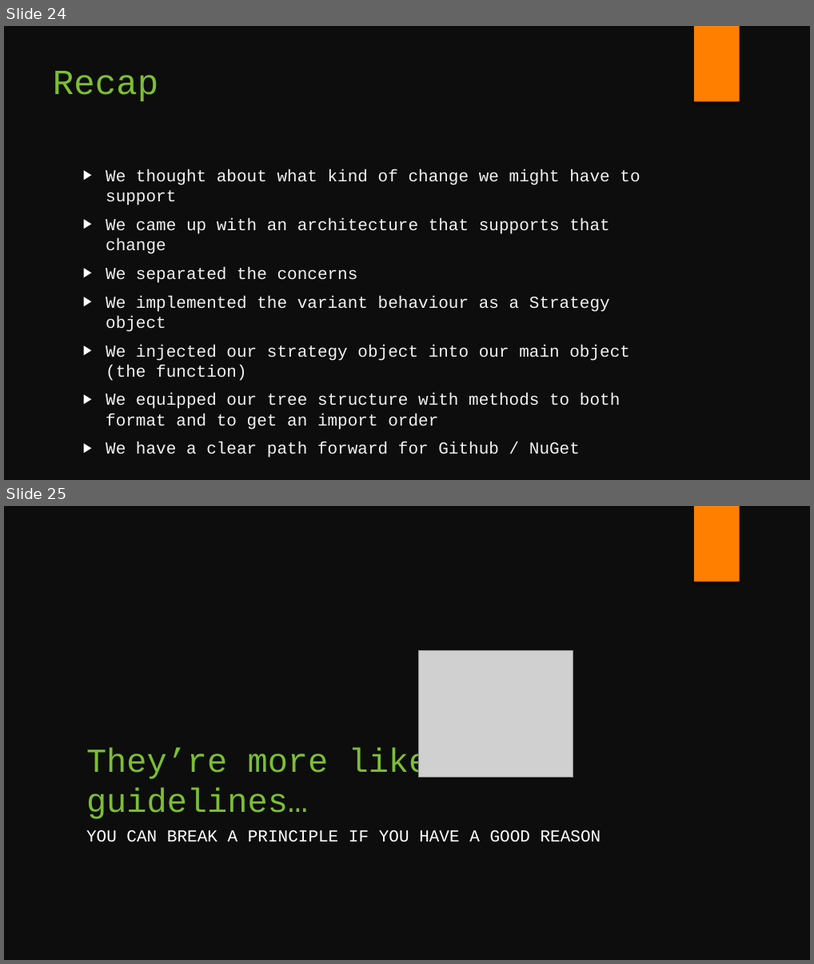
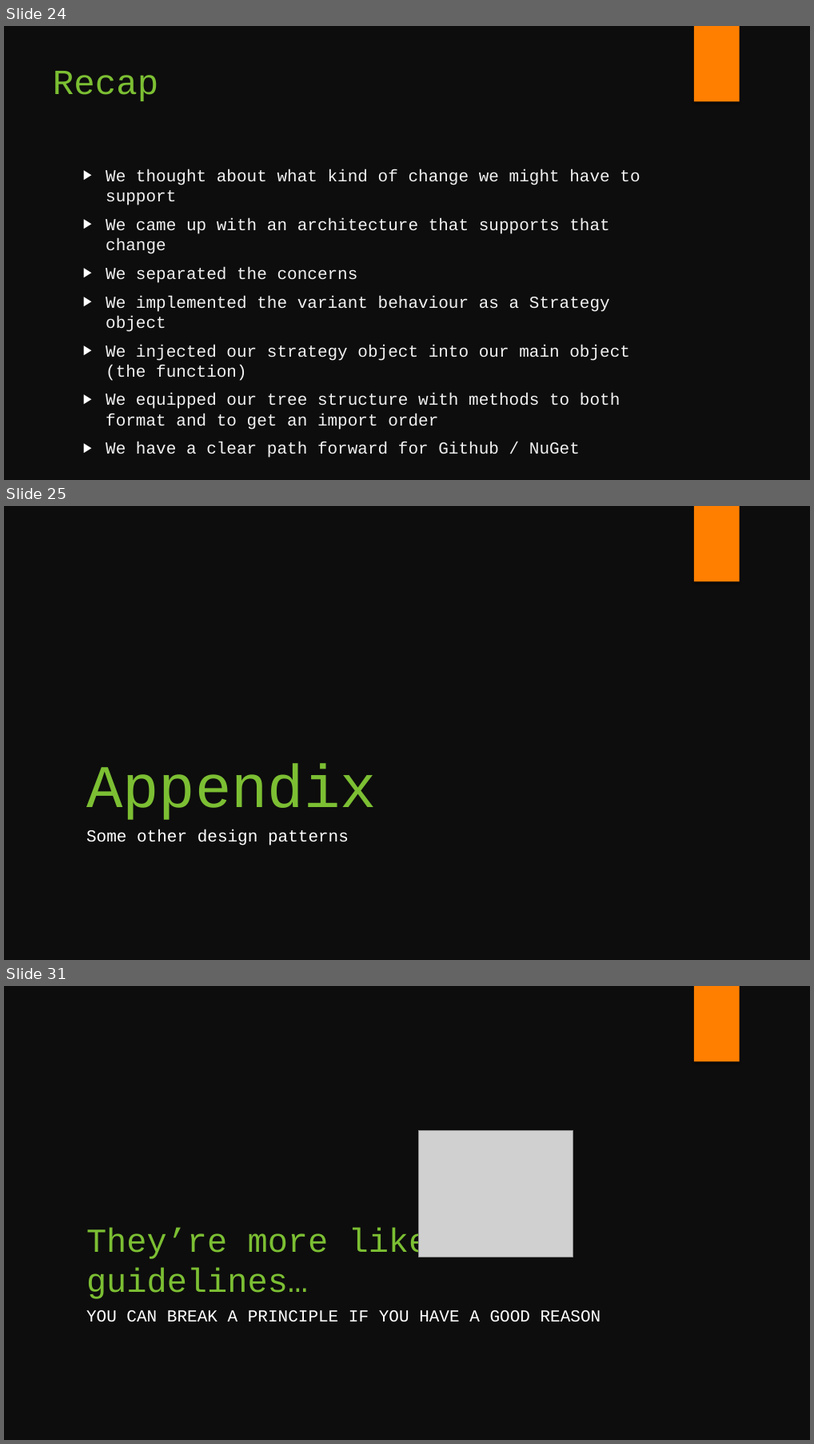
Before and after one commit to fsackur/Powershell-and-SE, a slide deck: Death by powerpoint.pptx. Shown one above the other, each under a label of ours: slides 24 and 25 before the commit, slides 24, 25 and 31 after it; the slides between them are not shown. The pictures are 814x964 and 814x1444 pixels, drawn with LibreOffice and Linux fonts; fonts in the diff are those of the drawing; grey boxes stand for pictures. Boxes give left, top, right and bottom in pixels: in the first picture for what was removed or moved away, otherwise in the second. Text is boxed around its words. In the diff, an @@ line names an element or a change of style, - is before the commit and + after.

Commit message:
Added appendix with 5 extra patterns

```diff
--- a/Death by powerpoint.pptx
+++ b/Death by powerpoint.pptx
@@ slide 25 added at [4, 506, 810, 960], background #0D0D0D; not listed: 1 template element that a slide beside it also shows @@
@@ title added at [86, 763, 377, 820], 72 pt, text #7CBF33 @@
+Appendix
@@ subtitle added at [86, 829, 349, 845], 20 pt, text #FFFFFF @@
+Some other design patterns
@@ what was slide 25 is now slide 31 @@
```
Also in this commit, not shown: 1 slide changed, 5 other slides added.
